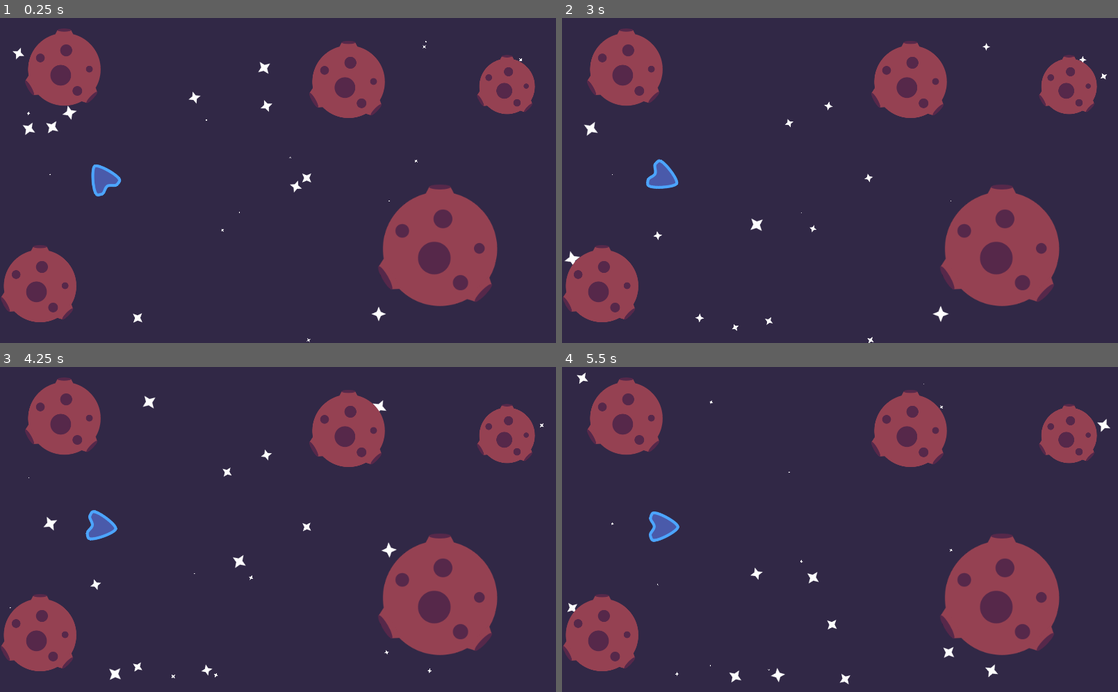
Above: before the commit, frames 1-4 (two rows, left to right).
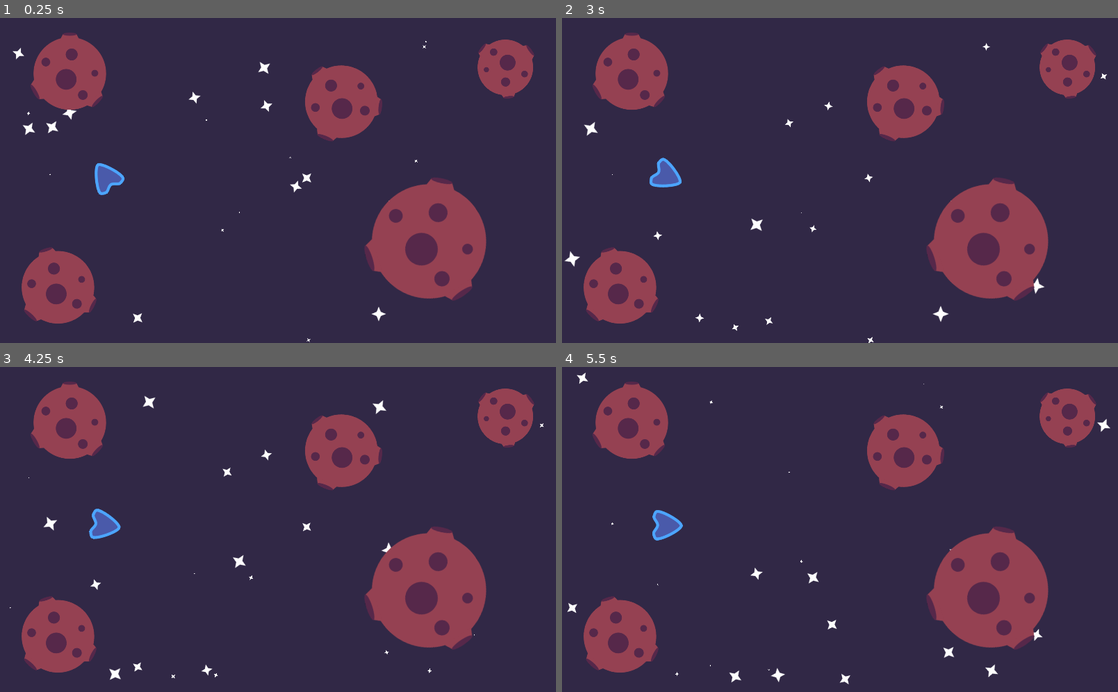
Above: after the commit, the same moments.

Repository: gdquest-demos/godot-visual-effects
Game: Godot game, scene res://Demos/LaserBeamDemo.tscn
Two runs of this game, one before a commit and one after it. Both use one fixed random seed, a clock stepped at 60 frames per second and the inputs below. The project has no main scene, so this scene is started directly.
Inputs (mouse positions are in pixels of both pictures, inside the frame that each line leads up to):
- Up to frame 1 (0.25 s): no input
- Up to frame 2 (3 s): move the mouse to (962, 164) at 0.52 s; move the mouse to (728, 196) at 1.27 s; move the mouse to (895, 109) at 2.02 s; move the mouse to (812, 245) at 2.77 s
- Up to frame 3 (4.25 s): move the mouse to (444, 578) at 3.52 s
- Up to frame 4 (5.5 s): move the mouse to (673, 480) at 4.27 s; move the mouse to (867, 529) at 5.02 s

The runs differ from the first frame. In frame 1, 10% of the frame differs, in the area x 0-97%, y 3-95%; in frame 2, 10%; in frame 3, 10%; in frame 4, 10%.

Commit message:
Rename laser beam files, add code documentation

Diff:
--- a/godot/Demos/ChargingDemo.tscn
+++ b/godot/Demos/ChargingDemo.tscn
@@ -1,6 +1,6 @@
 [gd_scene load_steps=19 format=2]
 
-[ext_resource path="res://LaserBeam/LaserBeam.tscn" type="PackedScene" id=1]
+[ext_resource path="res://LaserBeam/LaserBeam2D.tscn" type="PackedScene" id=1]
 [ext_resource path="res://Assets/2d_environment.tres" type="Environment" id=2]
 [ext_resource path="res://StarField/StarField.tscn" type="PackedScene" id=3]
 [ext_resource path="res://Assets/asteroid.svg" type="Texture" id=4]
@@ -8,6 +8,7 @@
 [ext_resource path="res://Charging/ChargingParticles.tscn" type="PackedScene" id=6]
 [ext_resource path="res://Explosion/Explosion.tscn" type="PackedScene" id=7]
 [ext_resource path="res://Shockwave/ShakingCamera.tscn" type="PackedScene" id=8]
+
 
 [sub_resource type="Curve" id=1]
 _data = [ Vector2( 0, 0 ), 0.0, 0.0, 0, 0, Vector2( 0.241936, 1 ), 0.0, 0.0, 0, 0, Vector2( 0.5, 0.0482635 ), 0.0, 0.0, 0, 0, Vector2( 0.745161, 0.990571 ), 0.0, 0.0, 0, 0, Vector2( 1, 0 ), 0.0, 0.0, 0, 0 ]
--- a/godot/Demos/LaserBeamDemo.tscn
+++ b/godot/Demos/LaserBeamDemo.tscn
@@ -3,7 +3,7 @@
 [ext_resource path="res://Assets/asteroid.svg" type="Texture" id=1]
 [ext_resource path="res://Assets/topdown-player.svg" type="Texture" id=2]
 [ext_resource path="res://StarField/StarFieldBackground.tscn" type="PackedScene" id=3]
-[ext_resource path="res://LaserBeam/LaserBeam.tscn" type="PackedScene" id=4]
+[ext_resource path="res://LaserBeam/LaserBeam2D.tscn" type="PackedScene" id=4]
 [ext_resource path="res://Assets/2d_environment.tres" type="Environment" id=5]
 
 [sub_resource type="CircleShape2D" id=1]
@@ -36,7 +36,8 @@
 [node name="StarFieldBackground" parent="." instance=ExtResource( 3 )]
 
 [node name="Asteroid" type="StaticBody2D" parent="."]
-position = Vector2( 933.744, 126.894 )
+position = Vector2( 930.964, 92.4753 )
+rotation = 3.03087
 
 [node name="CollisionShape2D" type="CollisionShape2D" parent="Asteroid"]
 shape = SubResource( 1 )
@@ -46,7 +47,8 @@
 texture = ExtResource( 1 )
 
 [node name="Asteroid2" type="StaticBody2D" parent="."]
-position = Vector2( 641.708, 118.409 )
+position = Vector2( 628.228, 155.387 )
+rotation = -0.663561
 
 [node name="CollisionShape2D" type="CollisionShape2D" parent="Asteroid2"]
 shape = SubResource( 2 )
@@ -56,7 +58,8 @@
 texture = ExtResource( 1 )
 
 [node name="Asteroid4" type="StaticBody2D" parent="."]
-position = Vector2( 73.6071, 494.61 )
+position = Vector2( 106.365, 497.13 )
+rotation = -0.309969
 
 [node name="CollisionShape2D" type="CollisionShape2D" parent="Asteroid4"]
 shape = SubResource( 2 )
@@ -66,7 +69,7 @@
 texture = ExtResource( 1 )
 
 [node name="Asteroid5" type="StaticBody2D" parent="."]
-position = Vector2( 118.257, 95.6089 )
+position = Vector2( 128.336, 103.168 )
 
 [node name="CollisionShape2D" type="CollisionShape2D" parent="Asteroid5"]
 shape = SubResource( 2 )
@@ -76,7 +79,8 @@
 texture = ExtResource( 1 )
 
 [node name="Asteroid3" type="StaticBody2D" parent="."]
-position = Vector2( 810, 426 )
+position = Vector2( 789.841, 412.141 )
+rotation = 0.209989
 
 [node name="CollisionShape2D" type="CollisionShape2D" parent="Asteroid3"]
 shape = SubResource( 3 )
@@ -85,7 +89,7 @@
 texture = ExtResource( 1 )
 
 [node name="PlayerShip" type="Node2D" parent="."]
-position = Vector2( 188.09, 295.571 )
+position = Vector2( 194.39, 293.051 )
 script = SubResource( 4 )
 
 [node name="LaserBeam2D" parent="PlayerShip" instance=ExtResource( 4 )]
--- a/godot/LaserBeam/LaserBeam.gd
+++ b/godot/LaserBeam/LaserBeam2D.gd
@@ -1,9 +1,18 @@
+# Casts a laser along a raycast, emitting particles on the impact point.
+# Use `is_casting` to make the laser fire and stop.
+# You can attach it to a weapon or a ship; the laser will rotate with its parent.
 extends RayCast2D
 
+# Speed at which the laser extends when first fired, in pixels per seconds.
 export var cast_speed := 7000.0
-export var max_length := 1400
+# Maximum length of the laser in pixels.
+export var max_length := 1400.0
+# Base duration of the tween animation in seconds.
 export var growth_time := 0.1
 
+# If `true`, the laser is firing.
+# It plays appearing and disappearing animations when it's not animating.
+# See `appear()` and `disappear()` for more information.
 var is_casting := false setget set_is_casting
 
 onready var fill := $FillLine2D
@@ -41,6 +50,8 @@
 	casting_particles.emitting = is_casting
 
 
+# Controls the emission of particles and extends the Line2D to `cast_to` or the ray's
+# collision point, whichever is closest.
 func cast_beam() -> void:
 	var cast_point := cast_to
 
--- a/godot/LaserBeam/LaserBeam.tscn
+++ b/godot/LaserBeam/LaserBeam2D.tscn
@@ -1,8 +1,7 @@
 [gd_scene load_steps=12 format=2]
 
-[ext_resource path="res://LaserBeam/LaserBeam.gd" type="Script" id=1]
+[ext_resource path="res://LaserBeam/LaserBeam2D.gd" type="Script" id=1]
 [ext_resource path="res://Assets/glowing_circle.png" type="Texture" id=2]
-
 
 [sub_resource type="Gradient" id=1]
 offsets = PoolRealArray( 0.582915, 1 )
--- a/godot/project.godot
+++ b/godot/project.godot
@@ -25,6 +25,7 @@
 
 [display]
 
+window/size/fullscreen=true
 window/stretch/mode="2d"
 
 [input]
